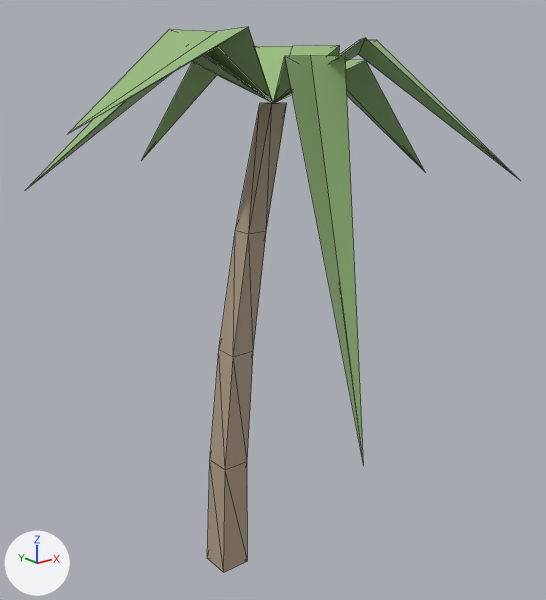
What one commit did to the glTF model assets/models/palm.glb.
Camera for both pictures: a 50 mm camera at (-4.68, -6.78, 6.03) aimed at (0.72, -0.03, 3.33). Arrows for +X, +Y and +Z are at lower left; the lights stay in place. The first picture is the older version. Mesh edges are drawn as thin lines. Vertices at exactly the same position are counted once.

Names of what the first picture shows: 'fronds', 'trunk'.
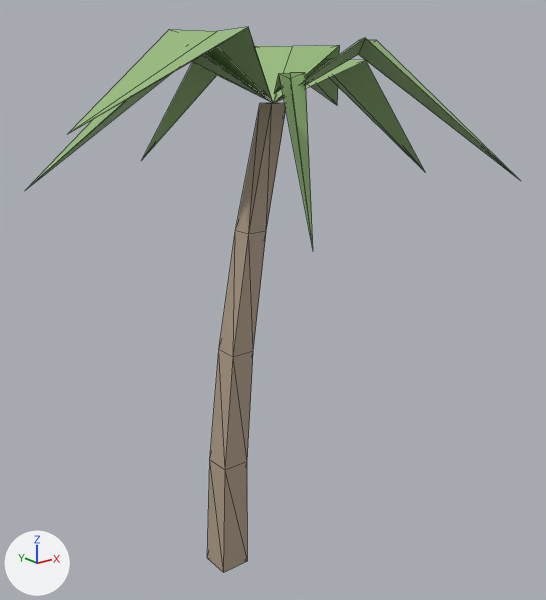
Commit message: Pull the palm's oldest frond in from the trunk

Changed parts and their boxes (x1, y1, x2, y2) in the pictures (546 x 600 px; the box of a moved part takes in the faces that stretch with it):
'fronds', reshaped (50% shorter)
    before: (27, 27, 517, 465)
    after: (27, 27, 517, 247)
part 1 of me_fronds, moved or reshaped
    before: (274, 55, 364, 465)
    after: (274, 73, 313, 247)

The change, as a list of edits to the scene's bpy script:
```text
Change me_fronds:
    used by ob_fronds; location = (0.0, 0.0, 0.0)
    remove me_fronds.from_pydata(...)  # 36 vertices, 56 faces; spans x -1.84..3.43, y -2.38..2.08, z 2.03..6.35
    add me_fronds.from_pydata(...)  # 37 vertices, 56 faces; spans x -1.84..3.43, y -2.38..2.08, z 4.09..6.35
    me_fronds part 1
    5 vertices are removed from x 0.29..1.1, y -1.89..-0.66, z 2.03..6.1
    8 faces are deleted
    6 vertices are added at (0.75, -0.01, 5.7), (0.61, -0.86, 4.09), (0.55, -0.35, 5.93), (0.91, -0.35, 5.93), (0.73, -0.31, 5.93), (0.73, -0.31, 5.87)
    8 new faces join them
```
